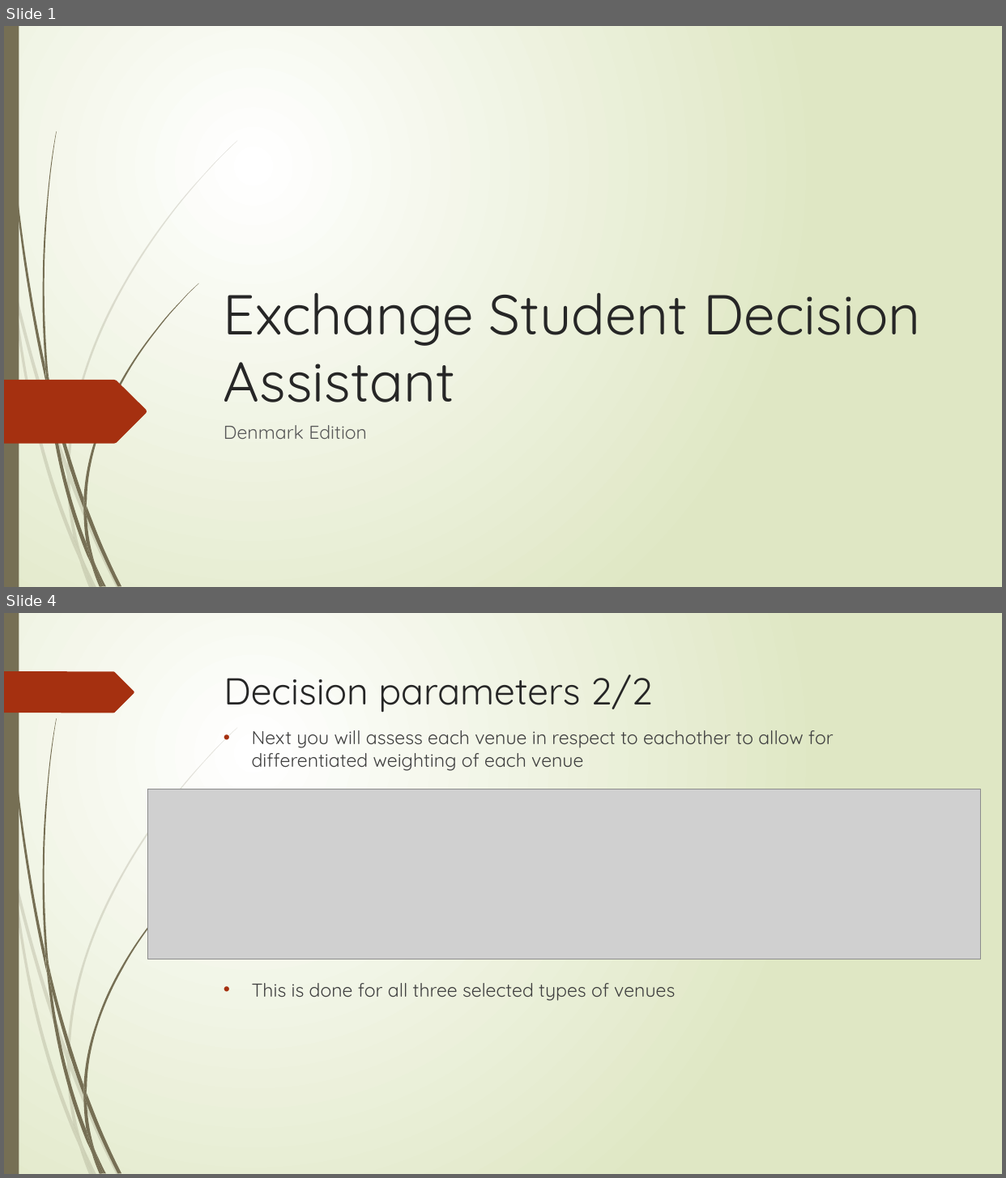
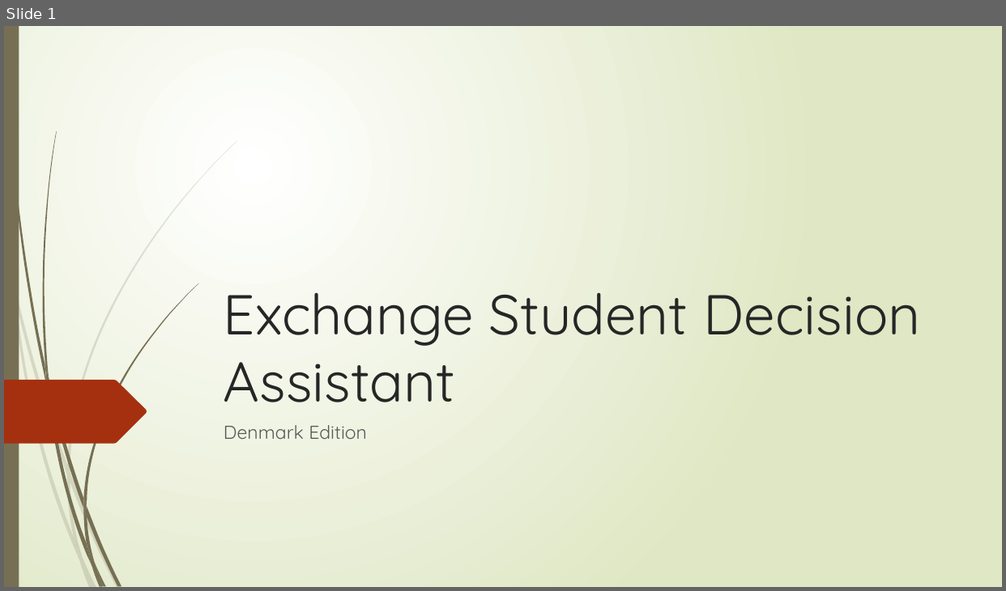
Before and after one commit to VintageVinyl/Coursera_Capstone, a slide deck: Exchange Student Decision Assistant.pptx. Shown one above the other, each under a label of ours: slides 1 and 4 before the commit, slide 1 after it; the slides between them are not shown. The pictures are 1006x1178 and 1006x591 pixels, drawn with LibreOffice and Linux fonts; fonts in the diff are those of the drawing; grey boxes stand for pictures. Boxes give left, top, right and bottom in pixels: in the first picture for what was removed or moved away, otherwise in the second. Text is boxed around its words. In the diff, an @@ line names an element or a change of style, - is before the commit and + after.

```diff
--- a/Exchange Student Decision Assistant.pptx
+++ b/Exchange Student Decision Assistant.pptx
@@ slide 4 removed at (4,613,1002,1174), background gradient #FFFFFF to #DFE8C4; not listed: 23 template elements that a slide beside it also shows @@
@@ freeform shape removed at (4,671,134,713) @@
@@ title removed at (224,675,653,712) @@
-Decision parameters 2/2
@@ text removed at (252,730,833,1001) @@
-• Next you will assess each venue in respect to eachother to allow for differentiated weighting of each venue
-• This is done for all three selected types of venues
@@ picture removed at (147,789,981,959) @@
```
Also in this commit, not shown: 11 slides added, 4 other slides removed.
